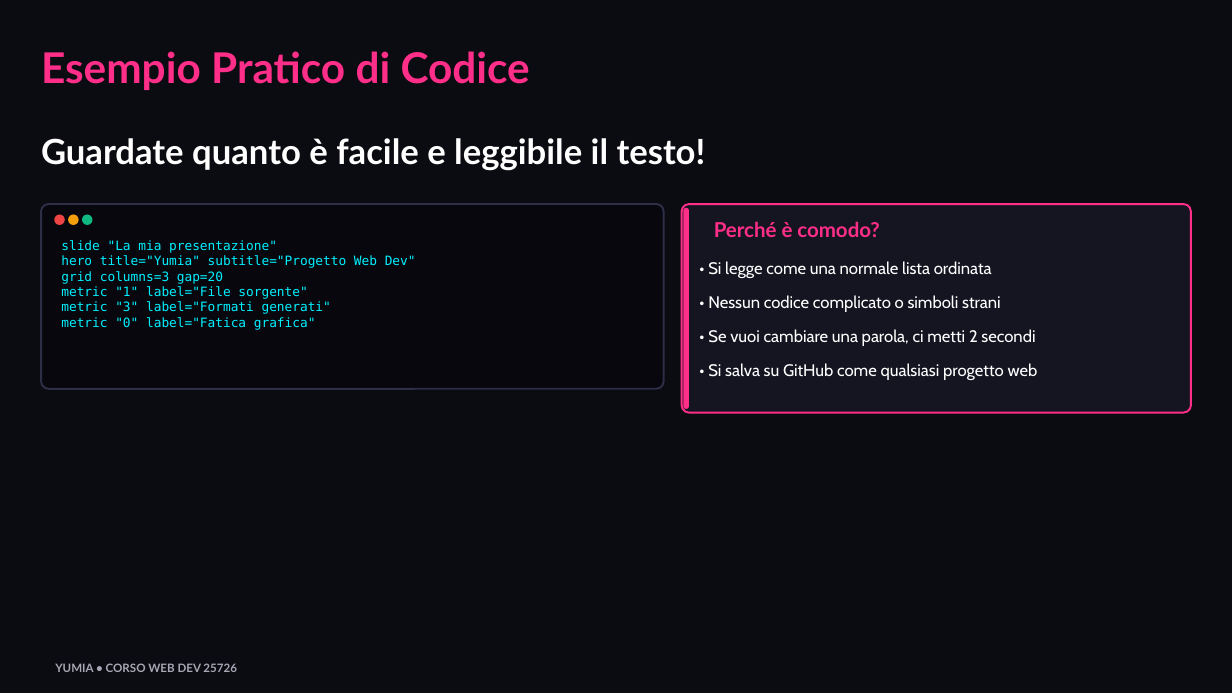
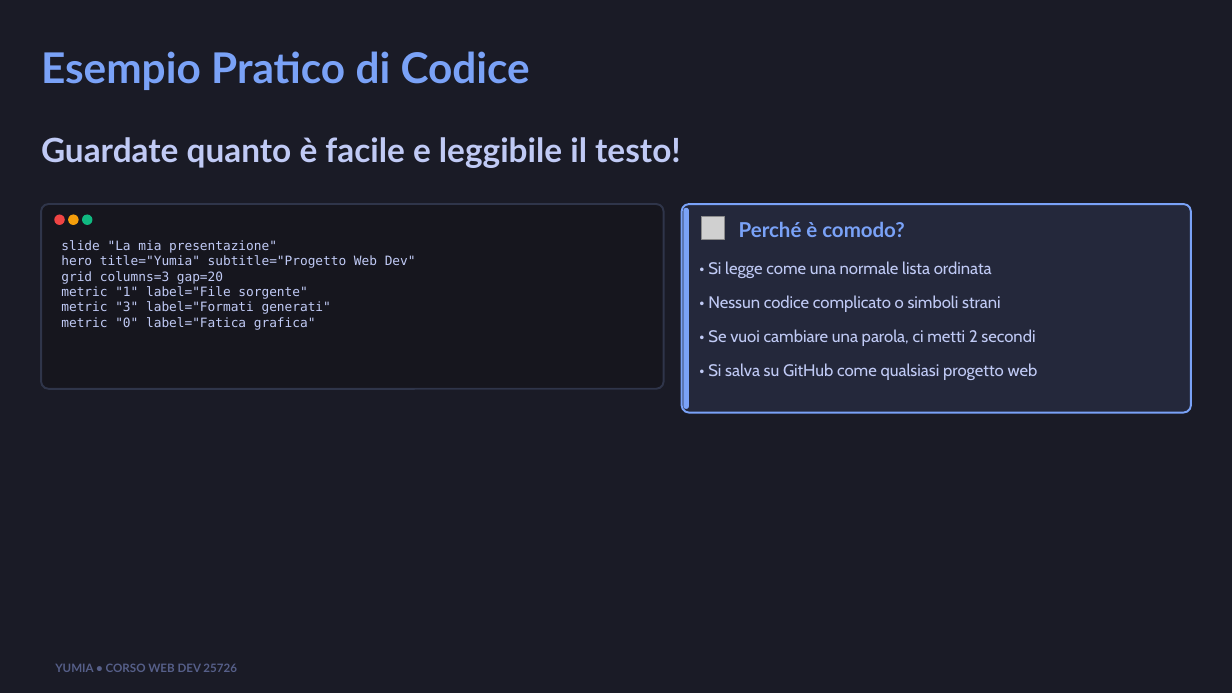
Before and after one commit to biagio-scaglia/Yumia-MD, a slide deck: slide 6 of presentation.pptx. Drawn at 1232x693 pixels with LibreOffice and Linux fonts; fonts in the diff are those of the drawing; grey boxes stand for pictures. Boxes give left, top, right and bottom in pixels: in the first picture for what was removed or moved away, otherwise in the second. Text is boxed around its words. In the diff, an @@ line names an element or a change of style, - is before the commit and + after.

```diff
--- a/presentation.pptx
+++ b/presentation.pptx
@@ background #0B0B12 to #1A1B26 @@
@@ text "Esempio Pratico di Codice" at bbox=[41, 51, 530, 90]: text colour #FF2E88 to #7AA2F7 @@
@@ text "Guardate quanto è facile e ..." at bbox=[41, 137, 681, 168]: size 27 to 26 pt, text colour #FFFFFF to #C0CAF5 @@
@@ rounded rectangle at bbox=[41, 204, 664, 389]: fill #07070D to #16161E; outline #2E2E48 1.5 pt to #2F354A 1.5 pt @@
@@ rounded rectangle at bbox=[682, 204, 1191, 413]: fill #151522 to #24283B; outline #FF2E88 1.5 pt to #7AA2F7 1.5 pt @@
@@ rounded rectangle at bbox=[684, 208, 689, 409]: fill #FF2E88 to #7AA2F7 @@
@@ text "slide "La mia presentazione"" at bbox=[61, 240, 416, 330]: text colour #00F0FF to #C0CAF5 @@
@@ picture added at bbox=[702, 217, 725, 239] @@
@@ text "Perché è comodo?" at bbox=[739, 221, 904, 237]: text colour #FF2E88 to #7AA2F7 @@
@@ text "Perché è comodo?": place and size @@
-text "Perché è comodo?" at bbox=[714, 221, 879, 237]
+text "Perché è comodo?" at bbox=[739, 221, 904, 237]
@@ text colour #FFFFFF to #C0CAF5 in 4 elements at bbox=[708, 261, 992, 278], bbox=[708, 295, 1001, 312], bbox=[708, 329, 1035, 346], bbox=[708, 363, 1038, 380] @@
@@ text "YUMIA • CORSO WEB DEV ..." at bbox=[55, 663, 237, 672]: text colour #A7A7B5 to #565F89 @@
```
Also in this commit, not shown: 11 other slides changed, 22 other files.
